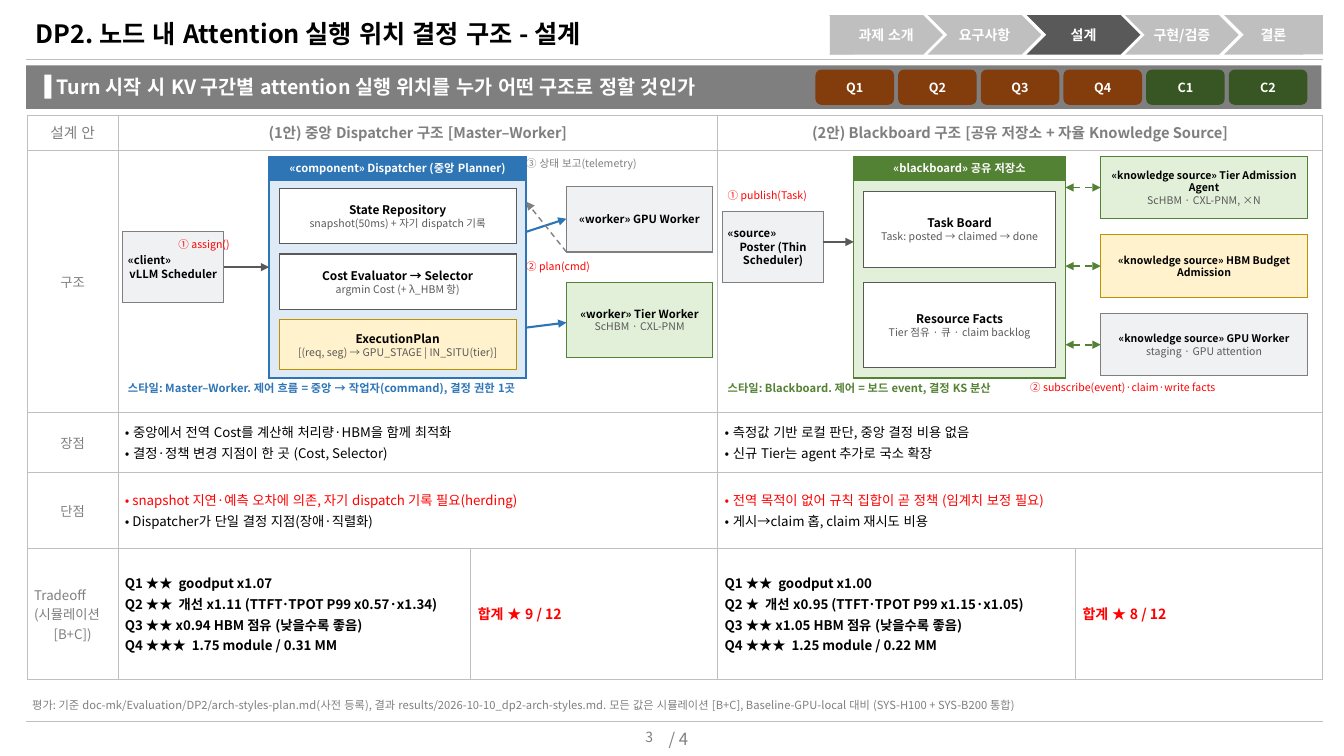
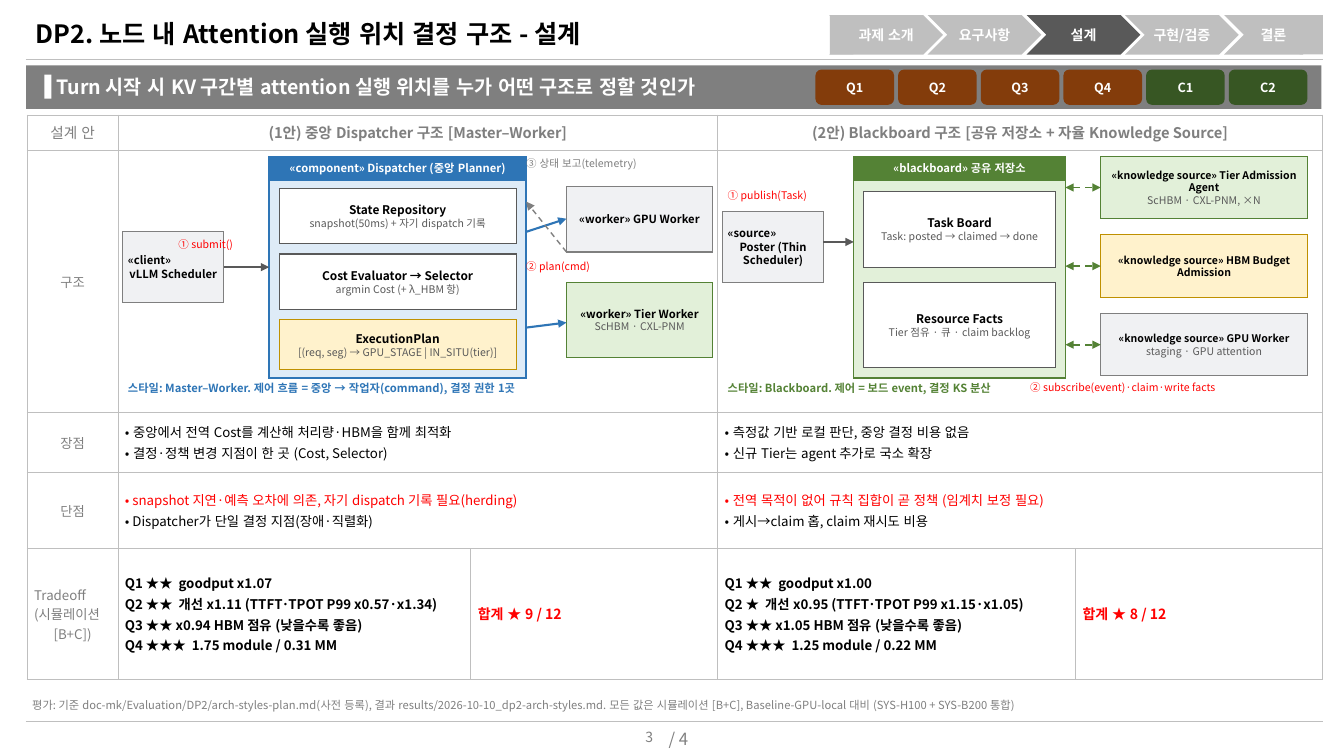
Before and after one commit to mkim0628/vllm, a slide deck: slide 3 of doc-mk/slides/dp2-arch-styles-dispatcher-vs-blackboard.pptx. Drawn at 1344x756 pixels with LibreOffice and Linux fonts; fonts in the diff are those of the drawing. Boxes give left, top, right and bottom in pixels: in the first picture for what was removed or moved away, otherwise in the second. Text is boxed around its words. In the diff, an @@ line names an element or a change of style, - is before the commit and + after.

```diff
--- a/doc-mk/slides/dp2-arch-styles-dispatcher-vs-blackboard.pptx
+++ b/doc-mk/slides/dp2-arch-styles-dispatcher-vs-blackboard.pptx
@@ text at (x1=178, y1=237, x2=233, y2=251): text changed @@
-① assign()
+① submit()
```
Also in this commit, not shown: 5 other files.
